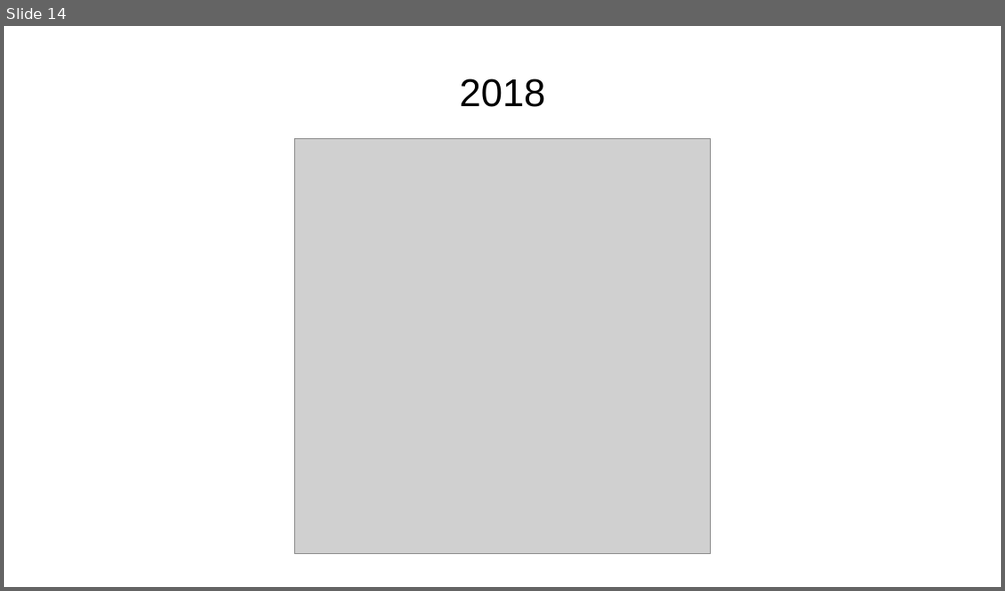
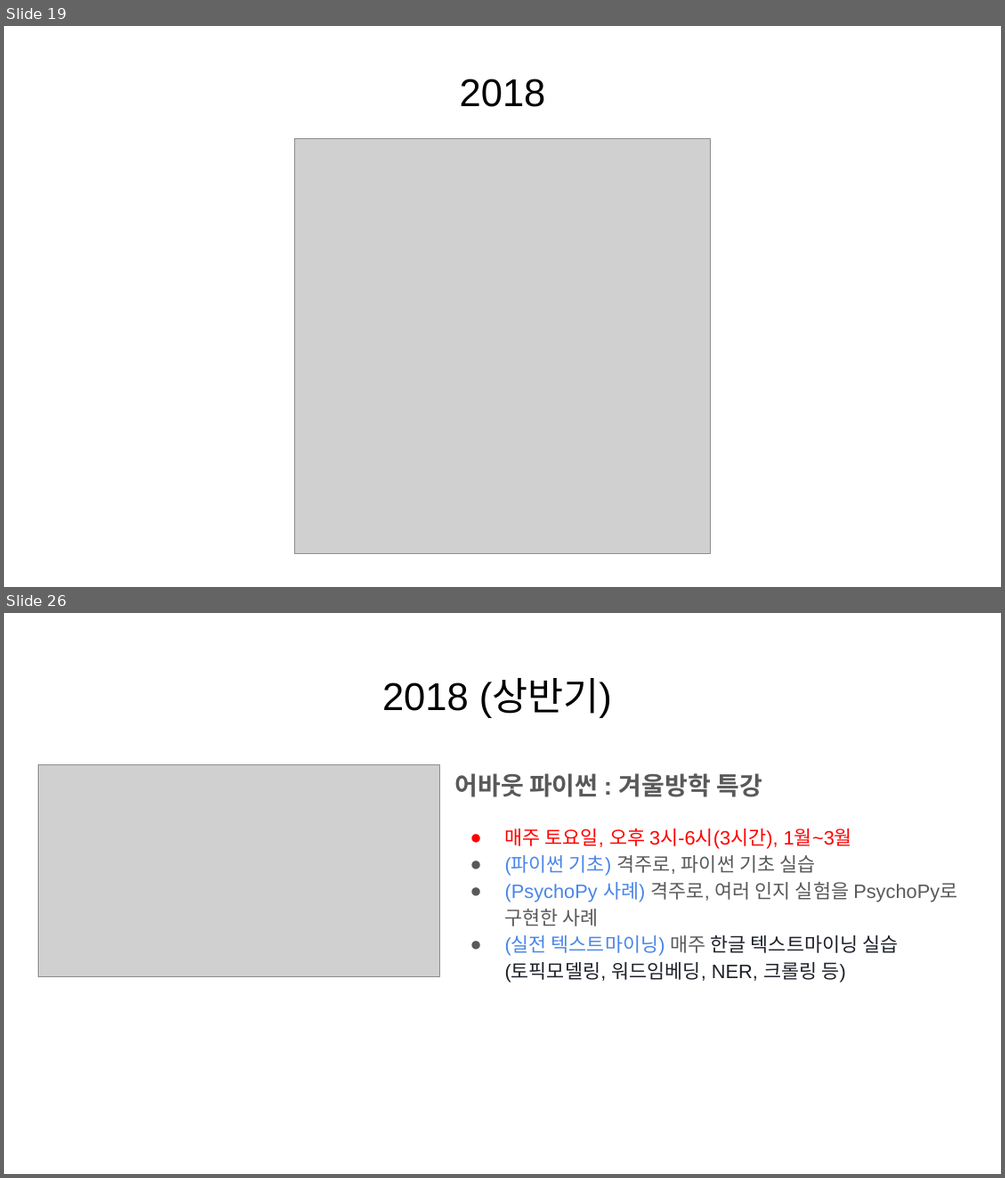
Before and after one commit to KaggleBreak/studybreak, a slide deck: 2017/presentation/study/싸이그래머_소개_스터디뽀개기2017.pptx. Shown one above the other, each under a label of ours: slide 14 before the commit, slides 19 and 26 after it; the slides between them are not shown. The pictures are 1005x591 and 1005x1178 pixels, drawn with LibreOffice and Linux fonts; fonts in the diff are those of the drawing; grey boxes stand for pictures. Boxes give left, top, right and bottom in pixels: in the first picture for what was removed or moved away, otherwise in the second. Text is boxed around its words. In the diff, an @@ line names an element or a change of style, - is before the commit and + after.

```diff
--- a/2017/presentation/study/싸이그래머_소개_스터디뽀개기2017.pptx
+++ b/2017/presentation/study/싸이그래머_소개_스터디뽀개기2017.pptx
@@ slide 26 added at (4, 613, 1001, 1174), background #FFFFFF @@
@@ title added at (382, 679, 612, 718), 28 pt, text #000000 @@
+2018 (상반기)
@@ picture added at (38, 764, 439, 977) @@
@@ text added at (455, 773, 957, 982), 14 pt, text #595959 @@
+어바웃 파이썬 : 겨울방학 특강
+● 매주 토요일, 오후 3시-6시(3시간), 1월~3월
+● (파이썬 기초) 격주로, 파이썬 기초 실습
+● (PsychoPy 사례) 격주로, 여러 인지 실험을 PsychoPy로 구현한 사례
+● (실전 텍스트마이닝) 매주 한글 텍스트마이닝 실습 (토픽모델링, 워드임베딩, NER, 크롤링 등)
@@ what was slide 14 is now slide 19 @@
```
Also in this commit, not shown: 4 slides changed, 15 other slides added, 7 other files.
